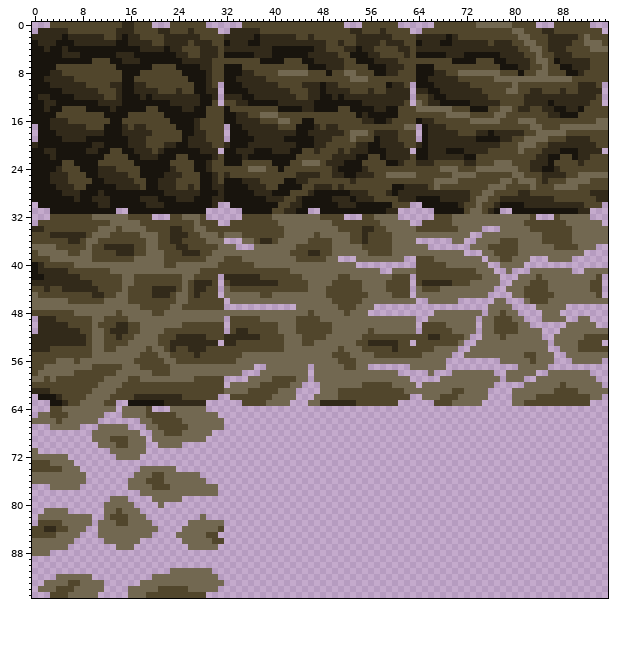
One commit to this sprite sheet: Assets/Textures/Blocks/block2_small_wither_2.png. Above: the version before the commit.
The file is 192x192 pixels, drawn in blocks of 2x2; one block is one cell here.
After:
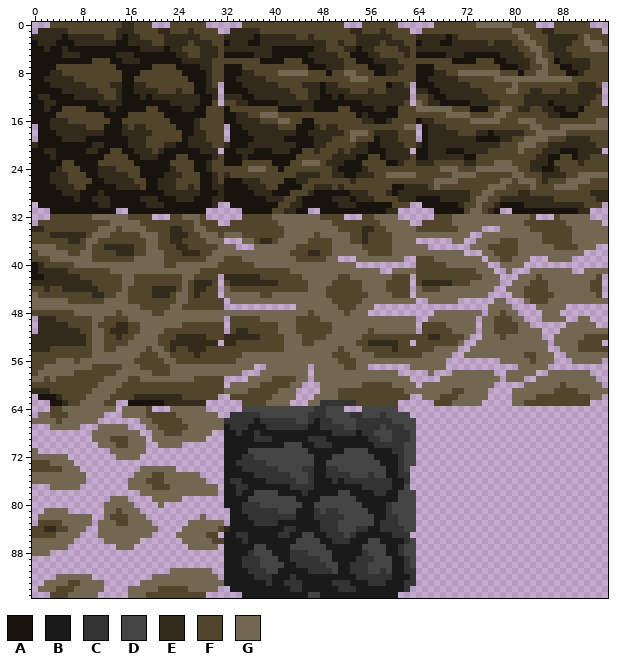
Palette (. is transparent): A #18140d  B #1a1a1a  C #333333  D #454545  E #322a1a  F #51462c  G #726851
Author's note on the commit: Water resistant block visualization
The edit:
@@ x 30..65 @@
 62 F..FFFFFFFGGGG...GGGGFFFFFFFFFFFF..G
-63 .....FFFFGGGG...GGEEEEEEFFFFFFF.....
-64 ....................................
-65 G...................................
-66 GG..................................
-67 GG..................................
-68 ....................................
-69 ....................................
-70 ....................................
-71 ....................................
-72 ....................................
-73 ....................................
-74 ....................................
-75 ....................................
-76 ....................................
-77 G...................................
-78 G...................................
-79 ....................................
-80 ....................................
-81 ....................................
-82 ....................................
-83 GG..................................
-84 GF..................................
-85 F...................................
-86 FF..................................
-87 G...................................
-88 ....................................
-89 ....................................
-90 ....................................
-91 ....................................
-92 G...................................
-93 GG..................................
-94 G...................................
-95 ....................................
+63 .....FFFFGGGG...GGCCCCCCFFFFFFF.....
+64 .....DDDDDDDDDDDDCCDDD...DDDDDD.....
+65 G..CCCCCDDDDDDDDCCCDDDDCCDDDCDDDD...
+66 GGCCCCCBCCCCCCDDCBCCDDDDCCCCCCDDDD..
+67 GGBCCCBBBCCCCCCCBBCCCCDDCCCCDCCCDD..
+68 ..BBCBBCBBBBBBBBBBBBCCCCBCCDDDCCCD..
+69 ..BBBBBCCCBBBBBBCCCBBBBBBBCCDDCCCD..
+70 ..BBBBBBBBBBDDDBBCCCBBBBBBBCCCCCDD..
+71 ..BBBBDDDDDDDDDDBBBBBBDDDDBBBBCCDD..
+72 ..BBBCCDDDDDDDDDDBBBDDDDDDDBBBBCDD..
+73 ..BBCCCCCDDDDDDDDBBDDDDDDDDDBBBCDD..
+74 ..BBBCCCCCCDDDDCCBBCCDDDDDDDDBBCD...
+75 ..BBBBBCCCCCCDDDCBBCCCCDDDCDDBBCC...
+76 ..BCCBBBBCCCCCDDCBBBCBCCCCCCCCBBC...
+77 G.BBCCBBBBBBBCCCCBBBBBBBBCCCCCBBD...
+78 G.BBCBBDDDDBBBBCBBBBBDDBBBBCCBBDDD..
+79 ..BBBBDDDDDDDDBBBBDDDDDDBBBBBBBDDD..
+80 ..BBBCCCDDDDDDDBBDDDDDDDDBBBBCDDDD..
+81 ...BBCCCCCCDDDBBBCDCCDDDDDBBBCDDDD..
+82 ...BBBCCCCCCCCBBBCCCCCDDDDDBBCCDDD..
+83 GG.BBBBCCCCBBBBBBBCCCDDDDDDBCCCDDD..
+84 GFEBBBBBBBBBCCBBBBCCCDDDCCBBCCCCDD..
+85 F.BBCCBBBBBCCBBDDBBCCCDCBBBBBBCCC...
+86 FFBBBCBBBBBBBBDDDDBBCCCBBBDDBBBBCD..
+87 G.BBBBBDDBBBBDDDDDDBBBBBBDDDDBBCDD..
+88 ..BBBBCDDDBBBCCCDDDDBBBBBCDDDBBCDD..
+89 ..BBBCCCDDDBBCCCCCDDBBBBCCCDDDBBCD..
+90 ..BBBCCCDDDDBBCCCCCDDBBCCCDDDDBBCD..
+91 ..BBBBCCCDDBBBBBCCCCDBBCCCDDCDBBCC..
+92 G.BBBBBCCCBBBCBBBBBBBBBBCCCCCCBBBC..
+93 GGBBBBBBBCBBCCCBBBBBCCCBBBCCCBBBCC..
+94 G..BBBBBBBBBBCCBBBBBBCCCBBBBBBBBC...
+95 .....BBBBBBBBBBBDDBBBBBBBBBBBBB.....
